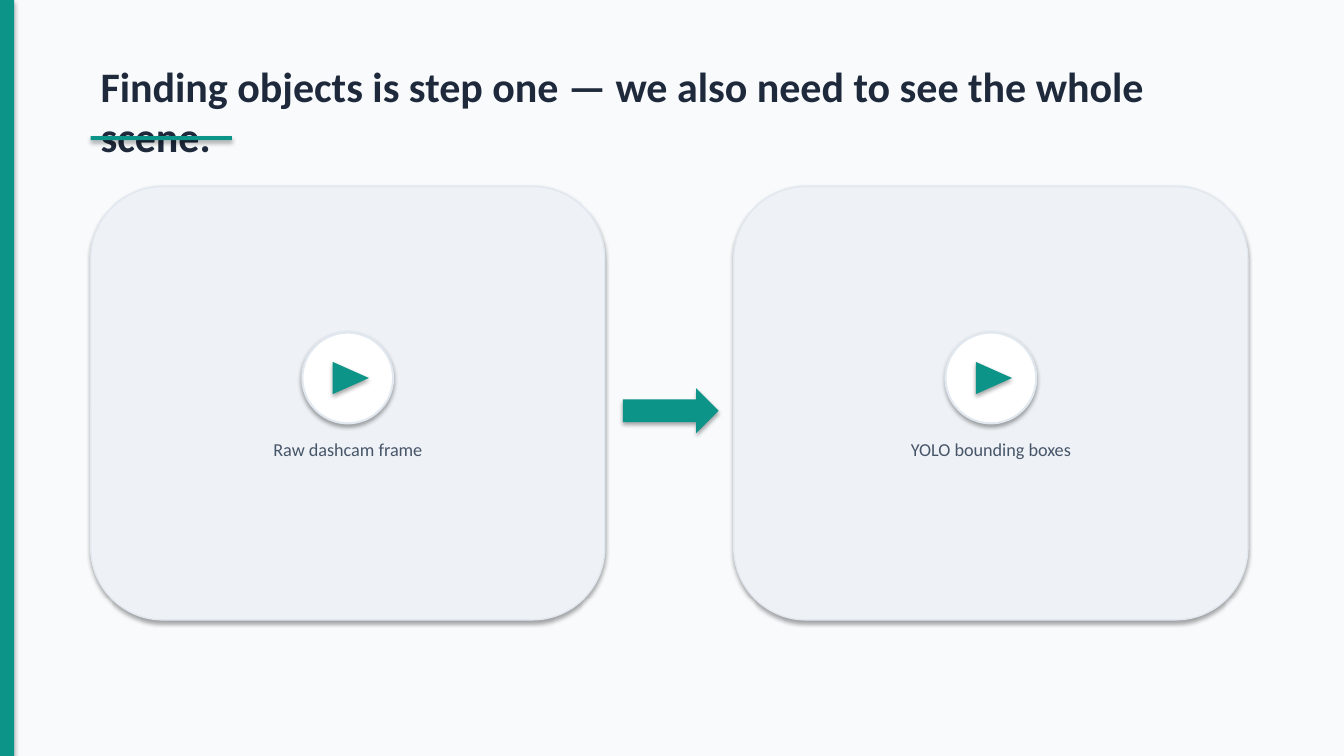
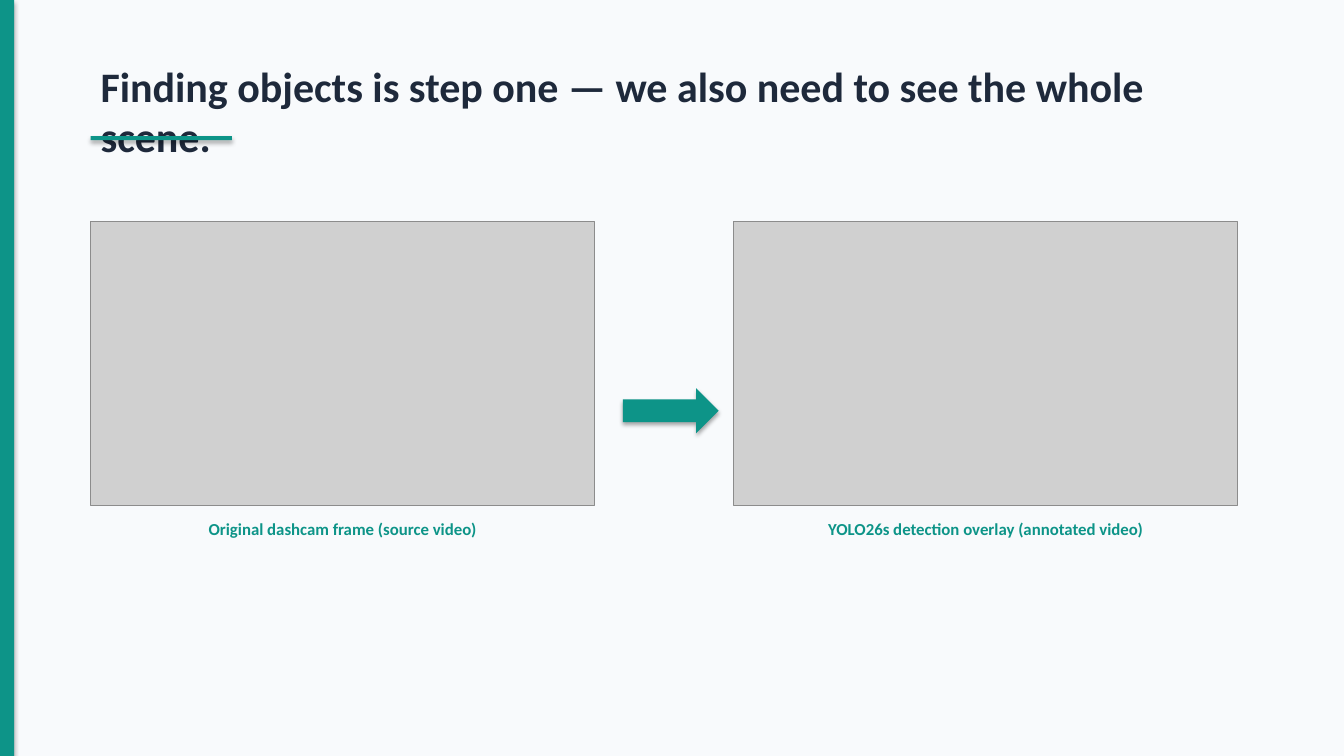
Before and after one commit to dydy2010/computer_vision_hslu_2026, a slide deck: slide 4 of Computer_Vision_Presentation.pptx. Drawn at 1344x756 pixels with LibreOffice and Linux fonts; fonts in the diff are those of the drawing; grey boxes stand for pictures. Boxes give left, top, right and bottom in pixels: in the first picture for what was removed or moved away, otherwise in the second. Text is boxed around its words. In the diff, an @@ line names an element or a change of style, - is before the commit and + after.

```diff
--- a/Computer_Vision_Presentation.pptx
+++ b/Computer_Vision_Presentation.pptx
@@ rounded rectangle removed at [91, 187, 605, 620] @@
@@ rounded rectangle removed at [734, 187, 1248, 620] @@
@@ picture added at [91, 222, 595, 505] @@
@@ picture added at [734, 222, 1238, 505] @@
@@ ellipse removed at [302, 333, 393, 423] @@
@@ ellipse removed at [946, 333, 1036, 423] @@
@@ triangle removed at [333, 362, 369, 394] @@
@@ triangle removed at [976, 362, 1012, 394] @@
@@ text removed at [911, 443, 1071, 459] @@
-YOLO bounding boxes
@@ text at [209, 523, 476, 538]: text changed; size 13 to 12 pt; text colour #475569 to #0D9488; bold on @@
-Raw dashcam frame
+Original dashcam frame (source video)
@@ text added at [828, 522, 1142, 538], 12 pt, text #0D9488, bold @@
+YOLO26s detection overlay (annotated video)
```
Also in this commit, not shown: 4 other slides changed, 1 slide added, 2 slides removed, 3 other files.
